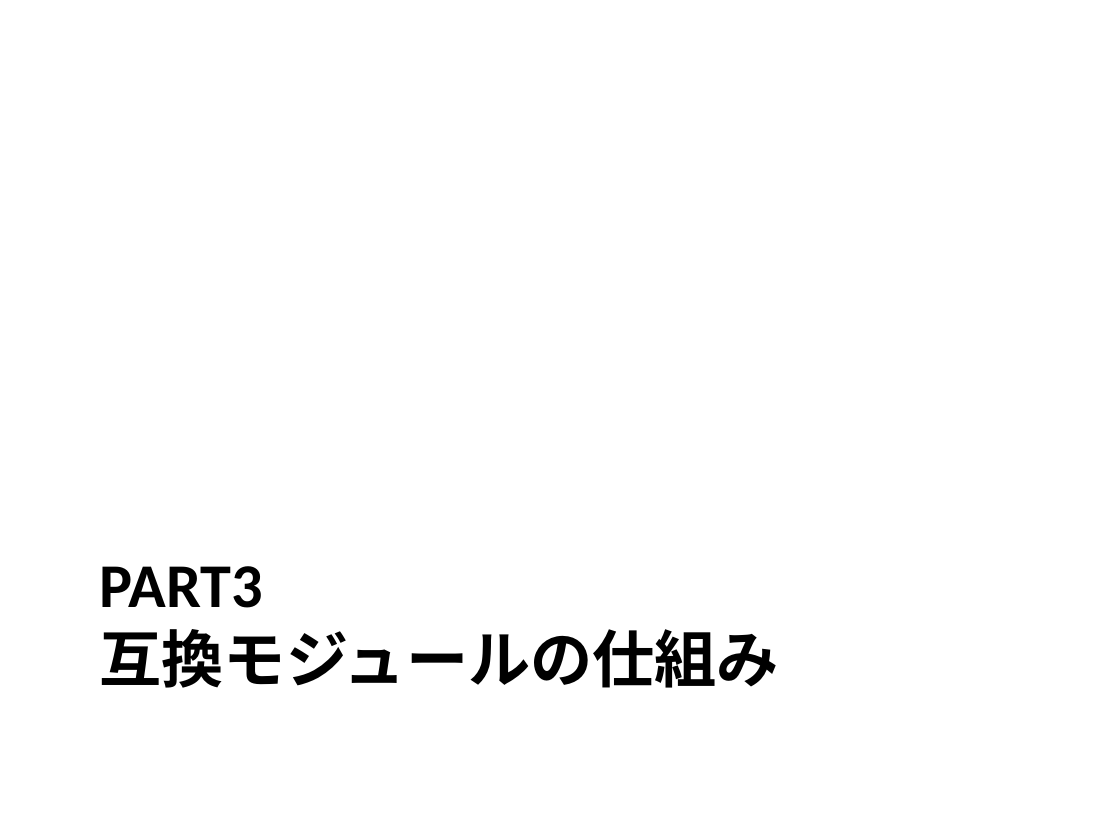
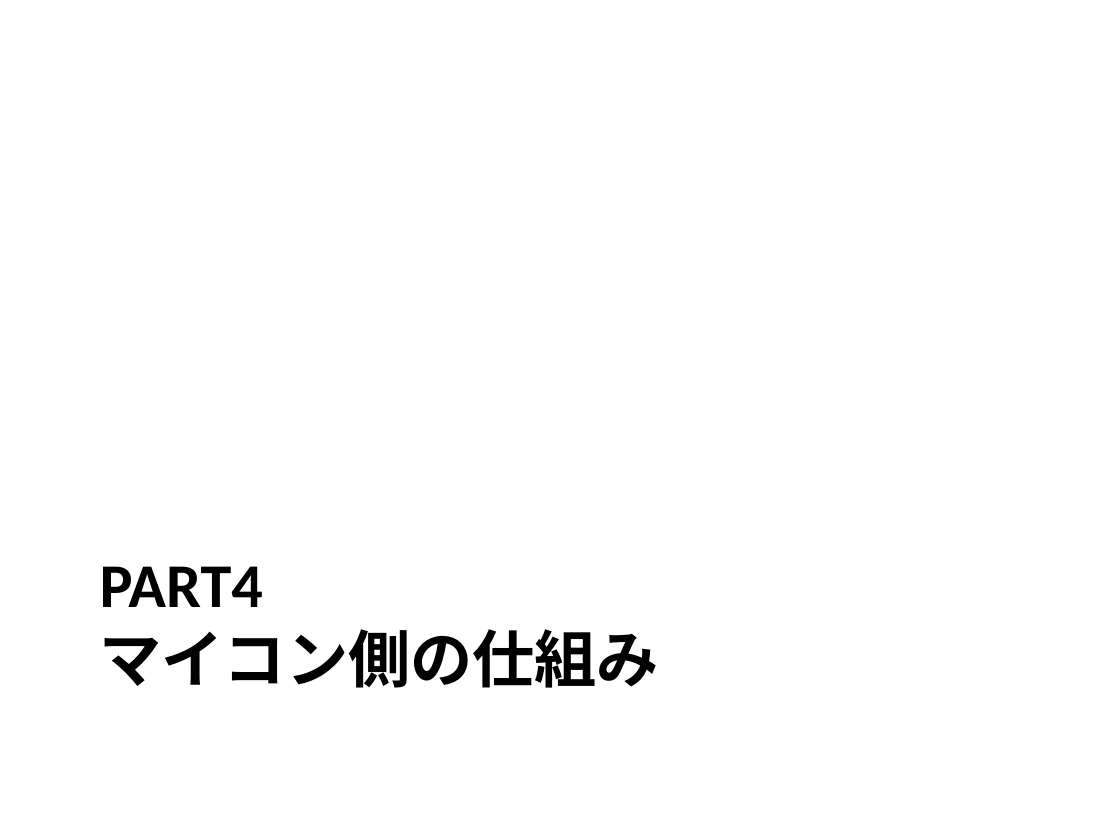
Before and after one commit to magoroku15/OpenAccessoryDemo, a slide deck: slide 37 of Doc/poorman's adk.pptx (slide 23 before the commit). Drawn at 1120x840 pixels with LibreOffice and Linux fonts; fonts in the diff are those of the drawing. Boxes give left, top, right and bottom in pixels: in the first picture for what was removed or moved away, otherwise in the second. Text is boxed around its words. In the diff, an @@ line names an element or a change of style, - is before the commit and + after.

```diff
--- a/Doc/poorman's adk.pptx
+++ b/Doc/poorman's adk.pptx
@@ title at [100,566,659,688]: text changed @@
-PART3
-互換モジュールの仕組み
+PART4
+マイコン側の仕組み
```
Also in this commit, not shown: 3 other slides changed, 18 slides added.
